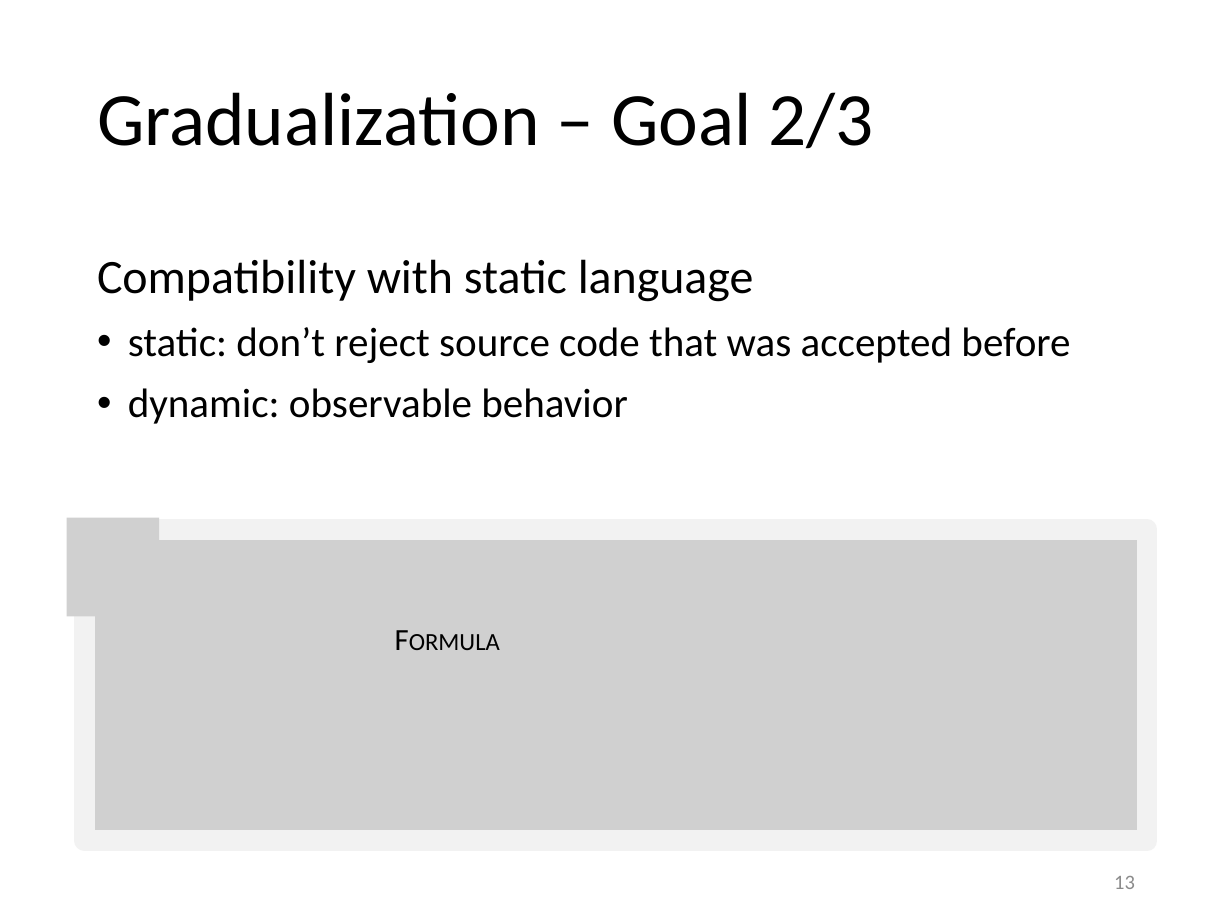
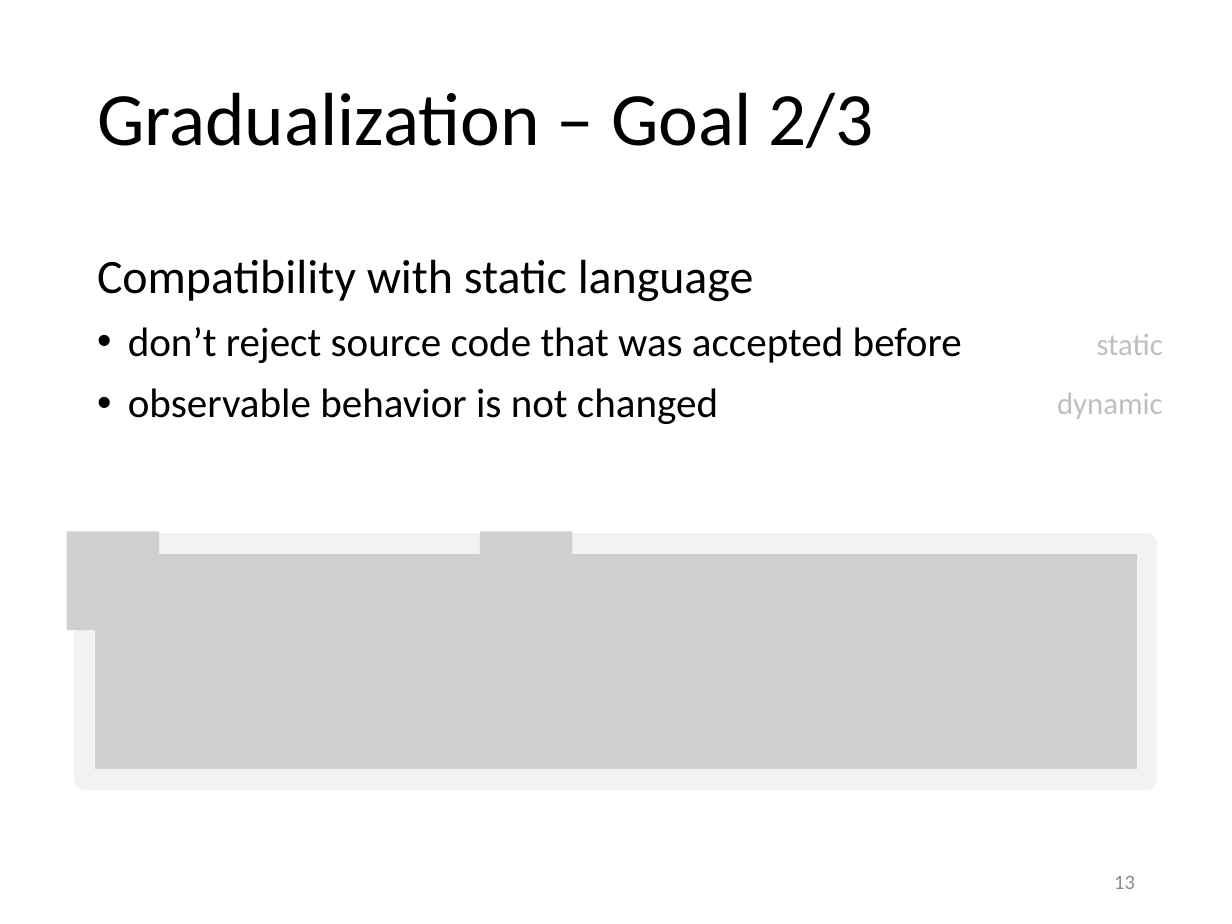
Before and after one commit to olydis/GradVerThesis, a slide deck: slide 13 of presentation/PLunch.pptx. Drawn at 1232x924 pixels with LibreOffice and Linux fonts; fonts in the diff are those of the drawing; grey boxes stand for pictures. Boxes give left, top, right and bottom in pixels: in the first picture for what was removed or moved away, otherwise in the second. Text is boxed around its words. In the diff, an @@ line names an element or a change of style, - is before the commit and + after.

```diff
--- a/presentation/PLunch.pptx
+++ b/presentation/PLunch.pptx
@@ text at [128, 327, 962, 424]: text changed @@
-• static: don’t reject source code that was accepted before
-• dynamic: observable behavior
+• don’t reject source code that was accepted before
+• observable behavior is not changed
@@ text added at [1057, 334, 1163, 419], 18 pt, text #BFBFBF @@
+static
+dynamic
@@ picture: place and size @@
-picture at [67, 517, 159, 616]
+picture at [67, 531, 159, 630]
@@ picture added at [479, 531, 572, 630] @@
@@ picture: place and size @@
-picture at [85, 530, 1148, 840]
+picture at [85, 543, 1148, 780]
@@ picture added at [394, 598, 487, 696] @@
@@ text removed at [383, 614, 514, 663] @@
-Formula
```
Also in this commit, not shown: 2 other slides changed.
